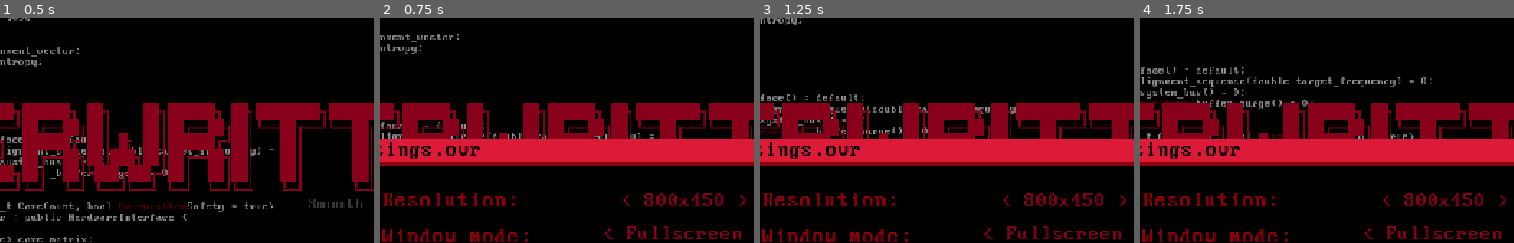
Above: before the commit, frames 1-4 (left to right).
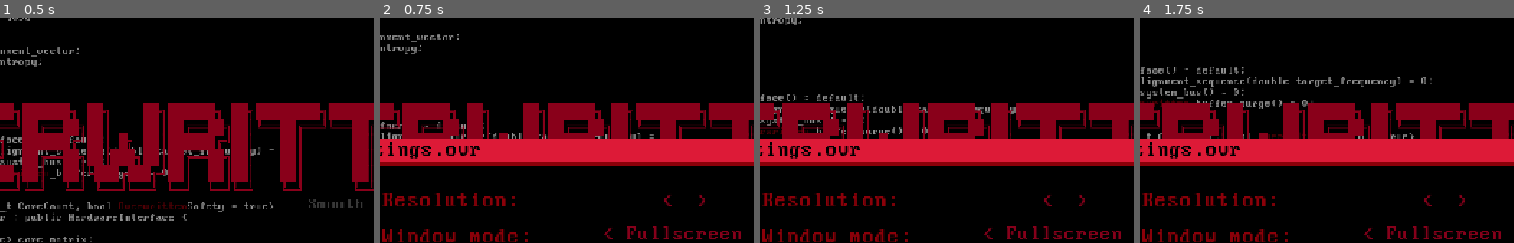
Above: after the commit, the same moments.

Repository: Golczewa/OVERWRITTEN
Game: Godot game, scene res://scenes/main.tscn
The game is run twice, just before and just after one commit, with the same random seed, the same clock (stepped at 60 frames per second) and the same inputs.
Inputs:
- Up to frame 1 (0.5 s): no input
- Up to frame 2 (0.75 s): click "Settings" at 0.5 s
- Up to frame 3 (1.25 s): no input
- Up to frame 4 (1.75 s): click "> Settings" at 1.25 s
The pictures show only the part of the screen within x 26-76%, y 0-50%; the shares and areas given below are measured in that part.

Frame 1 is identical in both runs. In frame 2, 0.7% of the frame differs, in the area x 64-98%, y 77-84%; in frame 3, 0.7%; in frame 4, 0.7%.

Commit message:
the saac

Diff:
--- a/autoload/audio_player.gd
+++ b/autoload/audio_player.gd
@@ -23,7 +23,7 @@
 const level_1_theme: String = "res://asstets/music/Neon After Dark FULL TRACK LOOPABLE.ogg"
 const level_2_theme: String = "res://asstets/music/Corporate Skyline FULL TRACK LOOPABLE.ogg"
 const level_3_theme: String = "res://asstets/music/Black Horses FULL TRACK LOOPABLE.ogg"
-const level_4_theme: String = "res://asstets/music/Anexodus FULL TRACK LOOPABLE.ogg"
+const level_4_theme: String = "res://asstets/music/Landing Zone FULL TRACK.ogg"
 
 #IN GAME SFX
 
@@ -44,6 +44,7 @@
 const virtual_guy_deadth: AudioStreamWAV = preload("res://asstets/sfx/virtual_death.wav")
 const hp_loading: AudioStreamWAV = preload("res://asstets/sfx/juice.wav")
 const revolver_spin: AudioStreamWAV = preload("res://asstets/sfx/revolver_spin.wav")
+const score: AudioStreamWAV = preload("res://asstets/sfx/score.wav")
 
 const bullet_rickoshet1: AudioStreamWAV = preload("res://asstets/sfx/bullet_rickoshet1.wav")
 const bullet_rickoshet2: AudioStreamWAV = preload("res://asstets/sfx/bullet_rickoshet2.wav")
--- a/autoload/config_manager.gd
+++ b/autoload/config_manager.gd
@@ -15,7 +15,7 @@
 var levels_progress: ConfigFile
 var player_config: ConfigFile
 
-var encrypted := false
+var encrypted := true
 var encrypton_key: PackedByteArray
 
 
--- a/scenes/levels/level3/level_3_floor_4.gd
+++ b/scenes/levels/level3/level_3_floor_4.gd
@@ -3,8 +3,8 @@
 
 func _set_waves() -> void:
 	waves = [
-		[[[1, sca_gooner]], [[1, sca_brute]]],
-		[[[1, sca_gooner]], [[1, sca_gooner]]],
-		[[[1, sca_gooner]], [[0, sca_hunter]]],
-		[[[1, sca_gooner]], [[1, sca_rocketer]]]
+		[[[1, sca_gooner]]],
+		[[[1, sca_gooner]]],
+		[[[1, sca_gooner]]],
+		[[[1, sca_gooner]]]
 	]
--- a/scenes/main.gd
+++ b/scenes/main.gd
@@ -6,7 +6,7 @@
 
 
 func _ready() -> void:
-	#ConfigManager.reset_all()
+	ConfigManager.reset_all()
 	$game.hide()
 	$game.process_mode = Node.PROCESS_MODE_DISABLED
 	$game/CanvasLayer/pause/VBoxContainer/Button3.pressed.connect(back_to_menu)
--- a/scenes/menu/endlevel.gd
+++ b/scenes/menu/endlevel.gd
@@ -6,7 +6,7 @@
 var score_tween: Tween
 var level_num: int
 var unlock_screen_pack: PackedScene = preload("res://scenes/menu/weapon_unlocked.tscn")
-
+var score_audio:AudioStreamPlayer
 
 func _ready() -> void:
 	hide()
@@ -130,12 +130,14 @@
 
 
 func score_animation(s: int):
+	score_audio=AudioPlayer.play_game_sfx_loop(AudioPlayer.score)
 	var time = s / 300
 	in_animation = true
 	$VBoxContainer/used2.text = "Score: "
 	score_tween = create_tween()
 	score_tween.tween_method(update_score, 0, s, time)
 	await score_tween.finished
+	score_audio.stop()
 
 
 func update_score(s: int):
@@ -145,6 +147,8 @@
 func _input(event: InputEvent) -> void:
 	if event.is_action_pressed("skip_cuscene") and in_animation:
 		score_tween.custom_step(1000)
+		if score_audio:
+			score_audio.stop()
 		in_animation = false
 
 
--- a/scenes/menu/settings.gd
+++ b/scenes/menu/settings.gd
@@ -13,8 +13,8 @@
 	$HBoxContainer/VBoxContainer2/HSlider2.value_changed.connect(set_sfx_volume)
 	$HBoxContainer/VBoxContainer2/HSlider.drag_ended.connect(save_music)
 	$HBoxContainer/VBoxContainer2/HSlider2.drag_ended.connect(save_sfx)
-	$HBoxContainer/VBoxContainer2/HSlider.value=ConfigManager.player_config.get_value("settings", "music", 1)*100
-	$HBoxContainer/VBoxContainer2/HSlider2.value=ConfigManager.player_config.get_value("settings", "sfx", 1)*100
+	update_values()
+
 
 #	get_tree().current_scene.game.connect(begone)
 
@@ -79,3 +79,31 @@
 		"settings", "sfx", $HBoxContainer/VBoxContainer2/HSlider2.value / 100
 	)
 	ConfigManager.save_player_config()
+
+
+func update_values():
+	$HBoxContainer/VBoxContainer2/HSlider.value = (
+		ConfigManager.player_config.get_value("settings", "music", 1) * 100
+	)
+	$HBoxContainer/VBoxContainer2/HSlider2.value = (
+		ConfigManager.player_config.get_value("settings", "sfx", 1) * 100
+	)
+	var index1 = $HBoxContainer/VBoxContainer2/OptionButton.options.find(
+		ConfigManager.player_config.get_value("settings", "resolution")
+	)
+	var index2 = $HBoxContainer/VBoxContainer2/OptionButton2.options.find(
+		ConfigManager.player_config.get_value("settings", "mode")
+	)
+	$HBoxContainer/VBoxContainer2/OptionButton._on_item_picked(index1)
+	$HBoxContainer/VBoxContainer2/OptionButton2._on_item_picked(index2)
+
+
+func open():
+	update_values()
+	show()
+	for child in get_children():
+		child.hide()
+	await panel.open_animation()
+	for child in get_children():
+		if not child == panel:
+			child.show()
--- a/scenes/player/hand_pickup.gd
+++ b/scenes/player/hand_pickup.gd
@@ -25,8 +25,7 @@
 	else:
 		frame = 1
 		messege = "Compatible hand!"
-	tutorial_window = tutorial_window_pack.instantiate()
-	player.canvas.add_child(tutorial_window)
+
 
 
 func _physics_process(_delta: float) -> void:
@@ -36,6 +35,8 @@
 
 
 func dance(size_offset: float = 0.15, time: float = 0.5) -> void:
+	tutorial_window = tutorial_window_pack.instantiate()
+	player.canvas.add_child(tutorial_window)
 	if tutorial_window:
 		tutorial_window.setup(self, Vector2(32, 32), end_signal, messege)
 	if dance_tween:
Not shown, changed: asstets/music/Digital Angels LOOP 1.ogg.import
Not shown, added: asstets/music/Landing Zone FULL TRACK.ogg.import
Not shown, changed: asstets/music/Neon After Dark FULL TRACK LOOPABLE.ogg.import
Not shown, added: asstets/sfx/score.wav.import
Not shown, added: asstets/music/Landing Zone FULL TRACK.ogg
Not shown, added: asstets/sfx/score.wav
